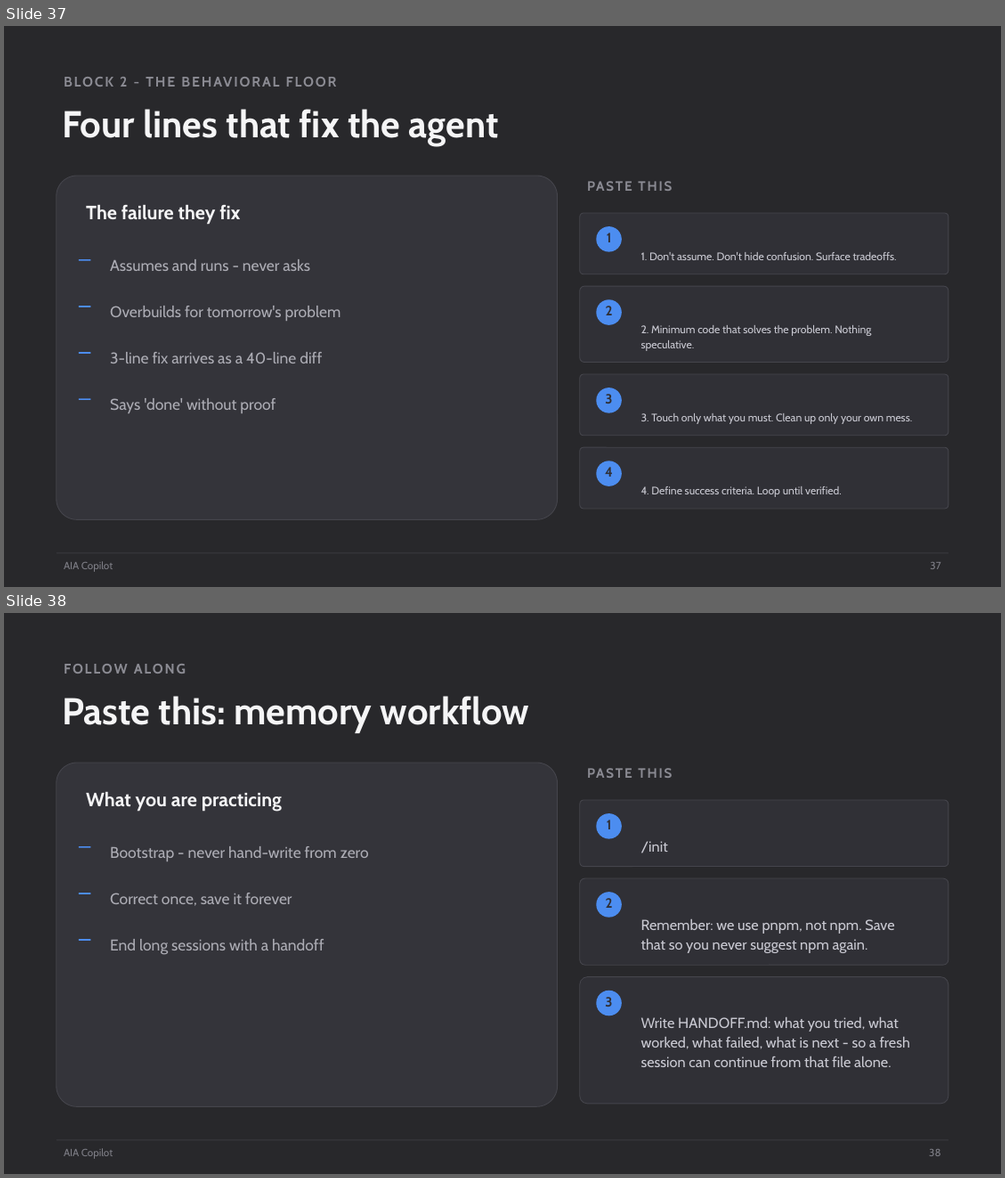
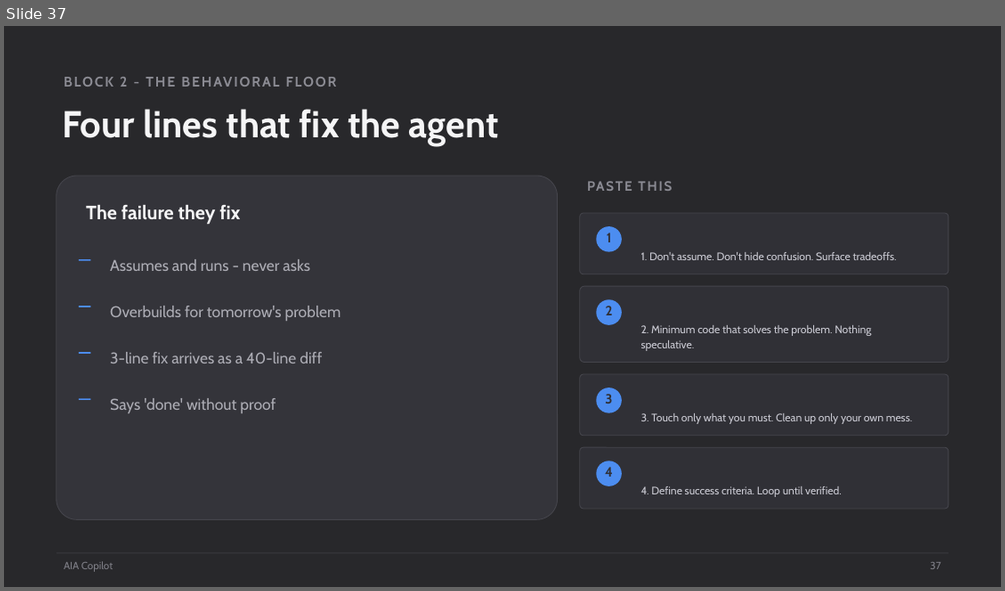
Before and after one commit to scottrhay/AIA-ClaudeCopilot, a slide deck: claude-code-3day/slides/Day1_Claude_Code_Fundamentals.pptx. Shown one above the other, each under a label of ours: slides 37 and 38 before the commit, slide 37 after it. The pictures are 1005x1178 and 1005x591 pixels, drawn with LibreOffice and Linux fonts; fonts in the diff are those of the drawing. Boxes give left, top, right and bottom in pixels: in the first picture for what was removed or moved away, otherwise in the second. Text is boxed around its words. In the diff, an @@ line names an element or a change of style, - is before the commit and + after.

Commit message:
Memory block: demo before follow-along; follow-along drops /init duplication and covers correction loop + handoff on their own repo

```diff
--- a/claude-code-3day/slides/Day1_Claude_Code_Fundamentals.pptx
+++ b/claude-code-3day/slides/Day1_Claude_Code_Fundamentals.pptx
@@ slide 38 removed at bbox=[4, 613, 1001, 1174], background #28282B @@
@@ text removed at bbox=[57, 657, 947, 682] @@
-FOLLOW ALONG
@@ text removed at bbox=[62, 696, 530, 733] @@
-Paste this: memory workflow
@@ rounded rectangle removed at bbox=[57, 763, 558, 1107] @@
@@ text removed at bbox=[580, 761, 948, 791] @@
-PASTE THIS
@@ text removed at bbox=[86, 792, 282, 811] @@
-What you are practicing
@@ rounded rectangle removed at bbox=[580, 800, 948, 867] @@
@@ ellipse removed at bbox=[596, 813, 622, 839] @@
@@ text removed at bbox=[607, 819, 612, 829] @@
-1
@@ rectangle removed at bbox=[79, 846, 90, 848] @@
@@ text removed at bbox=[110, 846, 369, 861] @@
-Bootstrap - never hand-write from zero
@@ text removed at bbox=[641, 841, 668, 853] @@
-/init
@@ rounded rectangle removed at bbox=[580, 878, 948, 965] @@
@@ rectangle removed at bbox=[79, 892, 90, 894] @@
@@ text removed at bbox=[110, 892, 292, 906] @@
-Correct once, save it forever
@@ ellipse removed at bbox=[596, 892, 622, 917] @@
@@ text removed at bbox=[606, 898, 613, 908] @@
-2
@@ text removed at bbox=[641, 919, 894, 953] @@
-Remember: we use pnpm, not npm. Save that so you never suggest npm again.
@@ rectangle removed at bbox=[79, 939, 90, 941] @@
@@ text removed at bbox=[110, 939, 324, 954] @@
-End long sessions with a handoff
@@ rounded rectangle removed at bbox=[580, 977, 948, 1103] @@
@@ ellipse removed at bbox=[596, 989, 622, 1015] @@
@@ text removed at bbox=[605, 997, 612, 1006] @@
-3
@@ text removed at bbox=[641, 1017, 910, 1067] @@
-Write HANDOFF.md: what you tried, what worked, what failed, what is next - so a fresh session can continue from that file alone.
@@ rectangle removed at bbox=[57, 1140, 948, 1140] @@
@@ text removed at bbox=[64, 1148, 113, 1159] @@
-AIA Copilot
@@ text removed at bbox=[929, 1149, 940, 1156] @@
-38
```
Also in this commit, not shown: 1 slide changed, 1 slide added.
